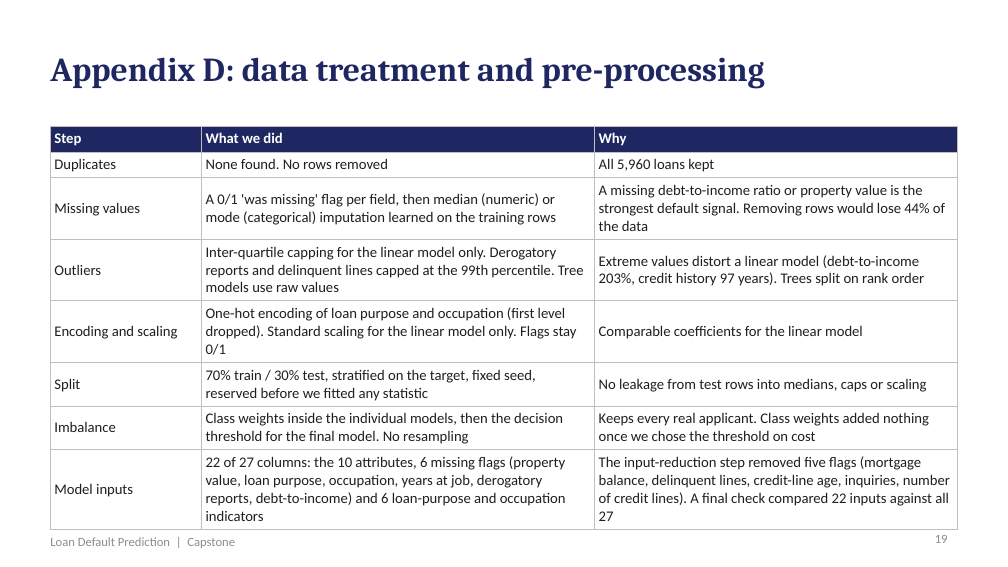
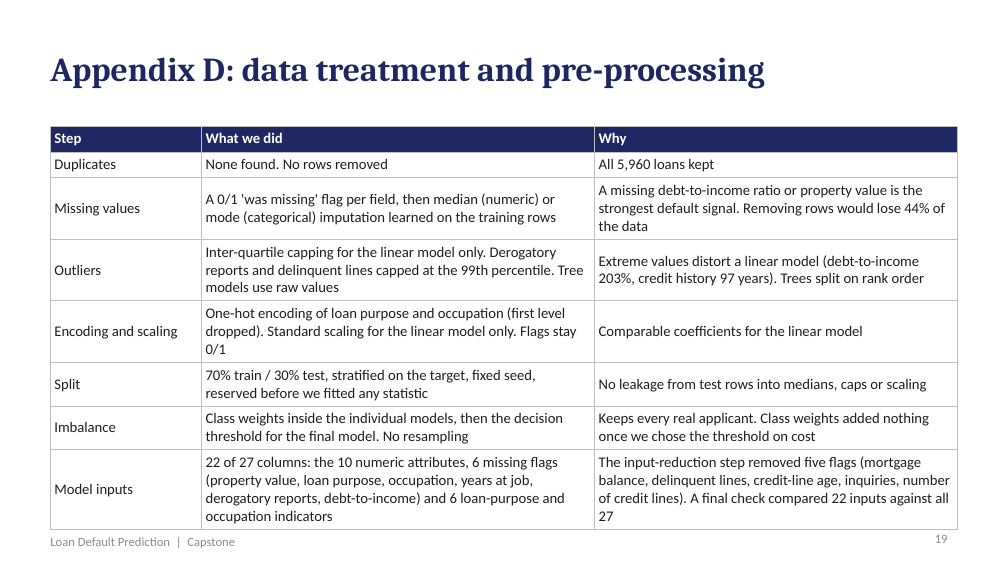
Before and after one commit to shubham1891/Personal-code, a slide deck: slide 19 of presentation/Loan_Default_Prediction_Presentation.pptx. Drawn at 1008x567 pixels with LibreOffice and Linux fonts; fonts in the diff are those of the drawing. Boxes give left, top, right and bottom in pixels: in the first picture for what was removed or moved away, otherwise in the second. Text is boxed around its words. In the diff, an @@ line names an element or a change of style, - is before the commit and + after.

```diff
--- a/presentation/Loan_Default_Prediction_Presentation.pptx
+++ b/presentation/Loan_Default_Prediction_Presentation.pptx
@@ table at (x1=50, y1=126, x2=958, y2=528) @@
-row 8, column 2: 22 of 27 columns: the 10 attributes, 6 missing flags (property value, loan purpose, occupation, years at job, derogatory reports, debt-to-income) and 6 loan-purpose and occupation indicators
+row 8, column 2: 22 of 27 columns: the 10 numeric attributes, 6 missing flags (property value, loan purpose, occupation, years at job, derogatory reports, debt-to-income) and 6 loan-purpose and occupation indicators
```
Also in this commit, not shown: 8 other slides changed, 2 other files.
